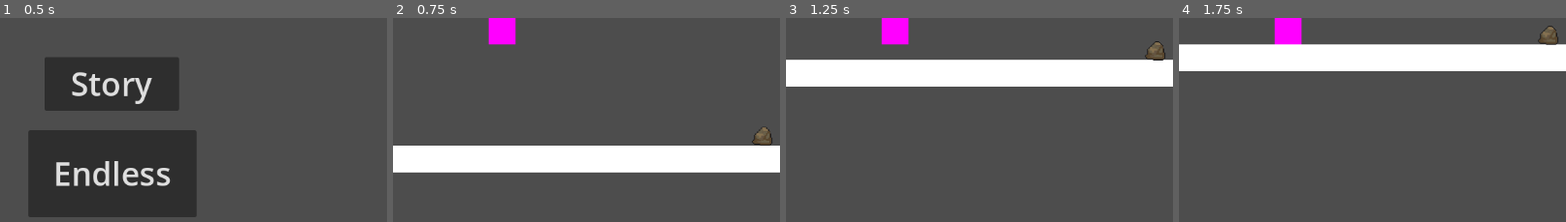
Above: before the commit, frames 1-4 (left to right).
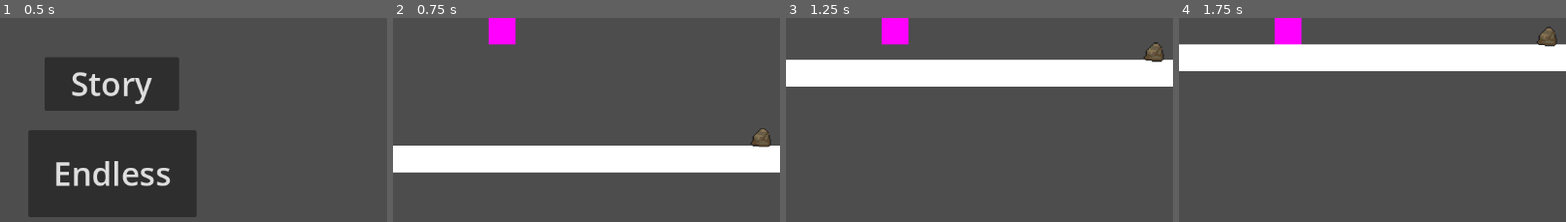
Above: after the commit, the same moments.

Repository: PlantvZombie/Dino
Game: Godot game, scene res://title_screen.tscn
The game is run twice, just before and just after one commit, with the same random seed, the same clock (stepped at 60 frames per second) and the same inputs. The project has no main scene, so this scene is started directly.
Inputs:
- Up to frame 1 (0.5 s): no input
- Up to frame 2 (0.75 s): click "Story" at 0.5 s
- Up to frame 3 (1.25 s): no input
- Up to frame 4 (1.75 s): hold W (up) from 1.28 s (still down)
The pictures show only the part of the screen within x 36-86%, y 50-100%; the shares and areas given below are measured in that part.

Frame 1 is identical in both runs. In frame 2, 0.2% of the frame differs, in the area x 92-98%, y 53-64%; in frame 3, 0.2%; in frame 4, 0.2%.

Commit message:
Changed Rock types to staticBody2D

Diff:
--- a/dino/dino endless mode.tscn
+++ b/dino/dino endless mode.tscn
@@ -18,7 +18,15 @@
 [sub_resource type="PlaceholderTexture2D" id="PlaceholderTexture2D_ku7e5"]
 size = Vector2(5, 7)
 
-[node name="Spawner" type="Node2D"]
+[node name="Spawner" type="Node2D" node_paths=PackedStringArray("spawnLoc", "endLoc")]
+script = ExtResource("1_8w6ik")
+spawnLoc = NodePath("Start")
+endLoc = NodePath("End")
+sRock = ExtResource("2_mjr5w")
+tRock = ExtResource("3_wyofg")
+
+[node name="RockTimer" type="Timer" parent="."]
+autostart = true
 
 [node name="Static Character" type="CharacterBody2D" parent="."]
 position = Vector2(0, -24)
@@ -59,6 +67,10 @@
 position = Vector2(0, -24)
 zoom = Vector2(2, 2)
 
-[node name="Spawner" type="Marker2D" parent="."]
+[node name="Start" type="Marker2D" parent="."]
 position = Vector2(500, 0)
-script = ExtResource("1_8w6ik")
+
+[node name="End" type="Marker2D" parent="."]
+position = Vector2(-500, 0)
+
+[connection signal="timeout" from="RockTimer" to="." method="_on_rock_timer_timeout"]
--- a/dino/dino_endless_mode.gd
+++ b/dino/dino_endless_mode.gd
@@ -1,10 +1,16 @@
 extends Node2D
 
 @export var spawnLoc:Marker2D
+@export var endLoc:Marker2D
+const SPEED = 300
 @export_category("Area One")
 @export var numObjArea1:int = 2
 @export var sRock:PackedScene
 @export var tRock:PackedScene
+
+var newRock
+
+
 
 # Called when the node enters the scene tree for the first time.
 func _ready() -> void:
@@ -16,16 +22,27 @@
 	pass
 
 
+
 func chooseRock(area:int):
 	randomize()
+	var rock
 	var item
 	### AREA ONE ###
 	if (area == 1):
 		item = randi_range(1,numObjArea1)
 
 	if (item == 1):
-		add_child(sRock.new())
+		rock = sRock.instantiate()
+		print("is_calle2d")
 	if (item == 2):
-		add_child(tRock.new())
+		rock = tRock.instantiate()
+		print("is_calle1d")
+	print("is_called")
+	rock.position = spawnLoc.position
+	rock.move_toward(endLoc.position, SPEED)
+	add_child(rock)
+	### AREA TWO ###
 
-	### AREA TWO ###
+
+func _on_rock_timer_timeout() -> void:
+	chooseRock(1)
--- a/dino/small_rock.tscn
+++ b/dino/small_rock.tscn
@@ -5,14 +5,14 @@
 [sub_resource type="RectangleShape2D" id="RectangleShape2D_c0k5a"]
 size = Vector2(13, 14)
 
-[node name="Small Rock" type="Area2D" groups=["Obstacles"]]
+[node name="Small Rock" type="StaticBody2D" groups=["Obstacles"]]
 position = Vector2(0, -8)
 
 [node name="Sprite2D" type="Sprite2D" parent="."]
-position = Vector2(1, -3)
+position = Vector2(0, -2)
 scale = Vector2(0.15, 0.15)
 texture = ExtResource("1_0mx4p")
 
 [node name="CollisionShape2D" type="CollisionShape2D" parent="."]
-position = Vector2(0.5, 1)
+position = Vector2(-1, 2)
 shape = SubResource("RectangleShape2D_c0k5a")
--- a/dino/story_mode.tscn
+++ b/dino/story_mode.tscn
@@ -1,10 +1,8 @@
 [gd_scene load_steps=9 format=3 uid="uid://dpwq8o3bq2xrf"]
 
 [ext_resource type="Script" path="res://dino_story_mode.gd" id="1_jg5g8"]
-
-[ext_resource type="PackedScene" uid="uid://5l4i2md6pu2c" path="res://small_rock.tscn" id="2_lr2x0"]
-[ext_resource type="PackedScene" uid="uid://qqi3cruqigl8" path="res://tall_rock.tscn" id="3_u58p8"]
-
+[ext_resource type="PackedScene" uid="uid://cv7mfla1o0wvo" path="res://small_rock.tscn" id="2_lr2x0"]
+[ext_resource type="PackedScene" uid="uid://igss6viv2ojq" path="res://tall_rock.tscn" id="3_u58p8"]
 
 [sub_resource type="PlaceholderTexture2D" id="PlaceholderTexture2D_t7n80"]
 
--- a/dino/tall_rock.tscn
+++ b/dino/tall_rock.tscn
@@ -5,7 +5,7 @@
 [sub_resource type="RectangleShape2D" id="RectangleShape2D_ve3jd"]
 size = Vector2(14, 24)
 
-[node name="Tall Rock" type="Area2D" groups=["Obstacles"]]
+[node name="Tall Rock" type="StaticBody2D" groups=["Obstacles"]]
 position = Vector2(0, -14)
 
 [node name="CollisionShape2D" type="CollisionShape2D" parent="."]
